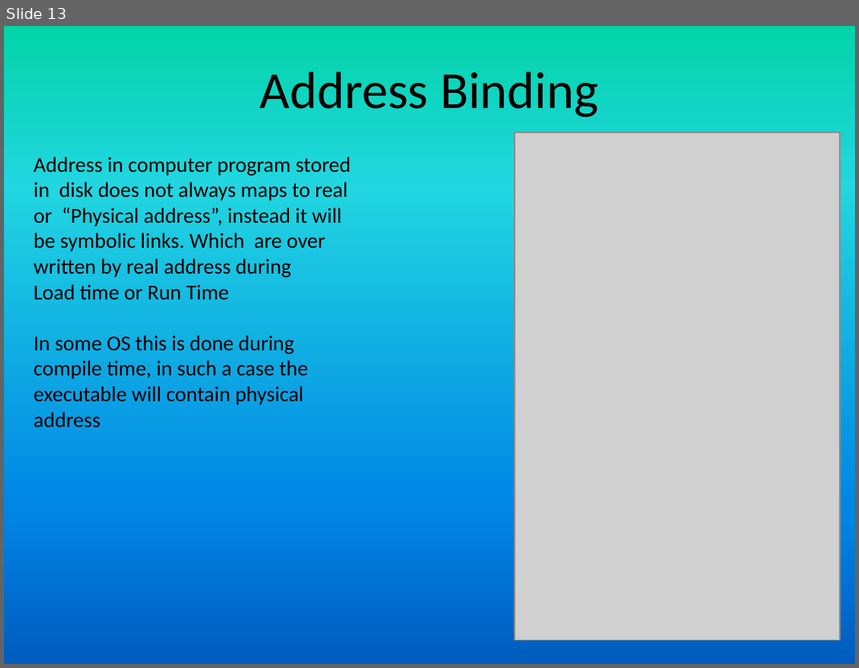
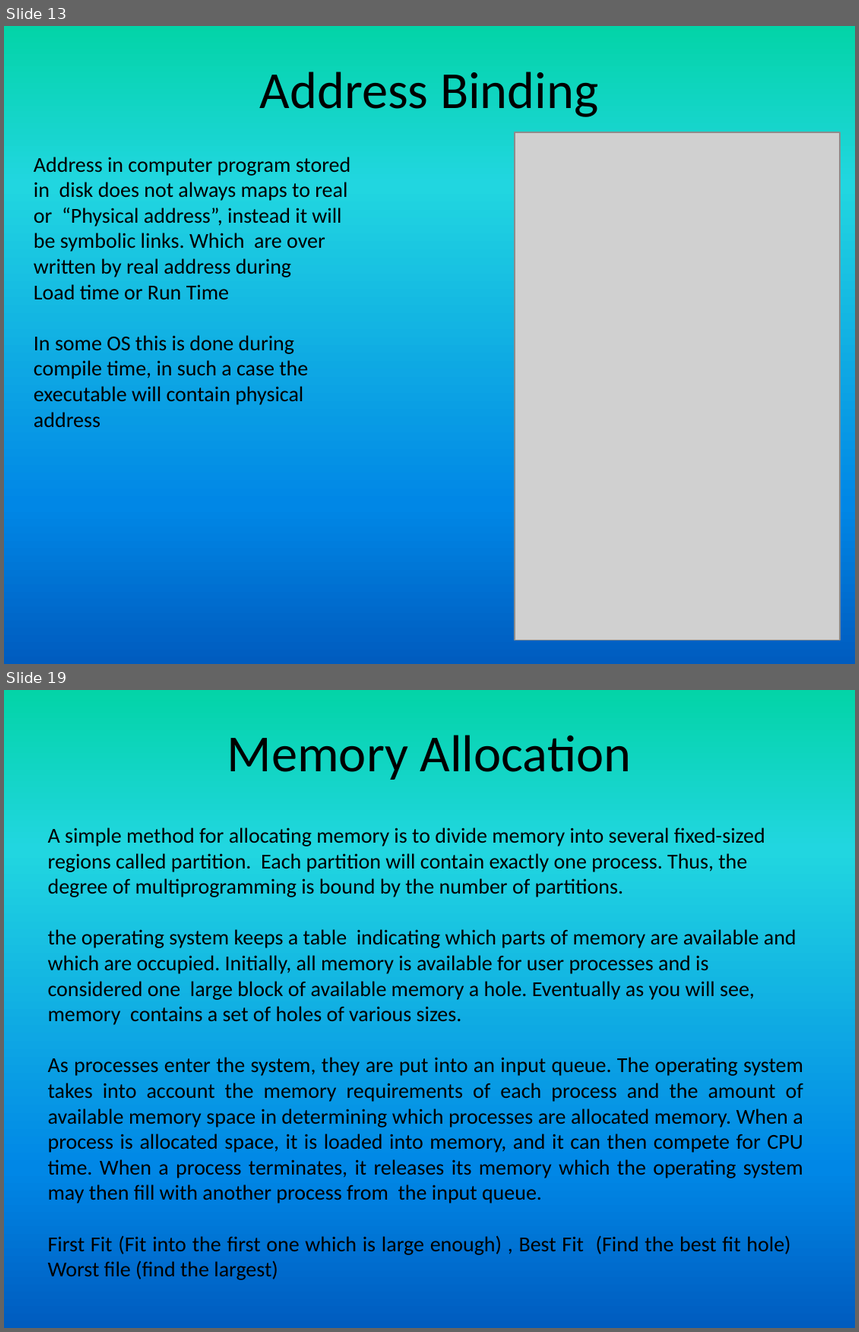
Before and after one commit to girishsukukumar/RTOS, a slide deck: RTOS-15-Memory_management.pptx. Shown one above the other, each under a label of ours: slide 13 before the commit, slides 13 and 19 after it; the slides between them are not shown. The pictures are 859x668 and 859x1332 pixels, drawn with LibreOffice and Linux fonts; fonts in the diff are those of the drawing; grey boxes stand for pictures. Boxes give left, top, right and bottom in pixels: in the first picture for what was removed or moved away, otherwise in the second. Text is boxed around its words. In the diff, an @@ line names an element or a change of style, - is before the commit and + after.

```diff
--- a/RTOS-15-Memory_management.pptx
+++ b/RTOS-15-Memory_management.pptx
@@ slide 19 added at bbox=[4, 690, 855, 1328], background gradient #03D4A8 to #21D6E0 to #0087E6 to #005CBF @@
@@ text added at bbox=[227, 735, 632, 780], 44 pt, text #000000 @@
+Memory Allocation
@@ text added at bbox=[48, 828, 804, 1281], 18 pt, text #000000 @@
+A simple method for allocating memory is to divide memory into several fixed-sized regions called partition. Each partition will contain exactly one process. Thus, the degree of multiprogramming is bound by the number of partitions.
+the operating system keeps a table indicating which parts of memory are available and which are occupied. Initially, all memory is available for user processes and is considered one large block of available memory a hole. Eventually as you will see, memory contains a set of holes of various sizes.
+As processes enter the system, they are put into an input queue. The operating system takes into account the memory requirements of each process and the amount of available memory space in determining which processes are allocated memory. When a process is allocated space, it is loaded into memory, and it can then compete for CPU time. When a process terminates, it releases its memory which the operating system may then fill with another process from the input queue.
+First Fit (Fit into the first one which is large enough) , Best Fit (Find the best fit hole) Worst file (find the largest)
```
Also in this commit, not shown: 4 slides changed, 10 other slides added, 1 other file.
